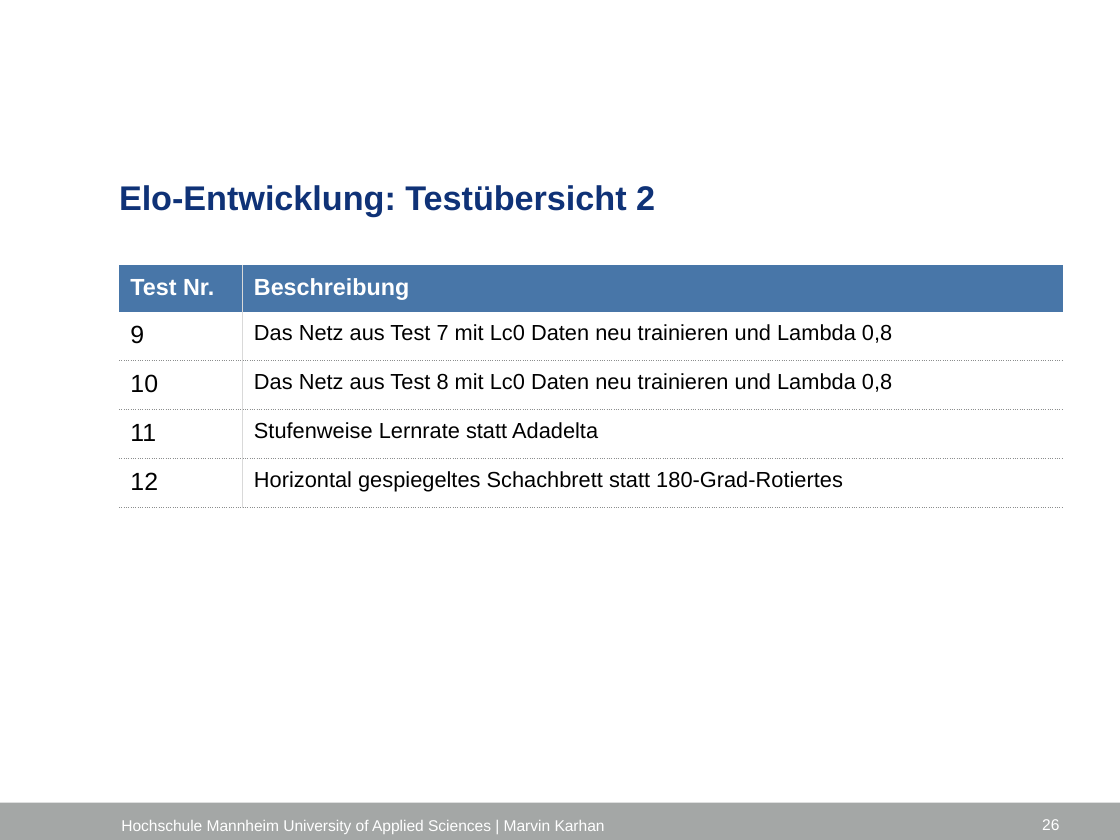
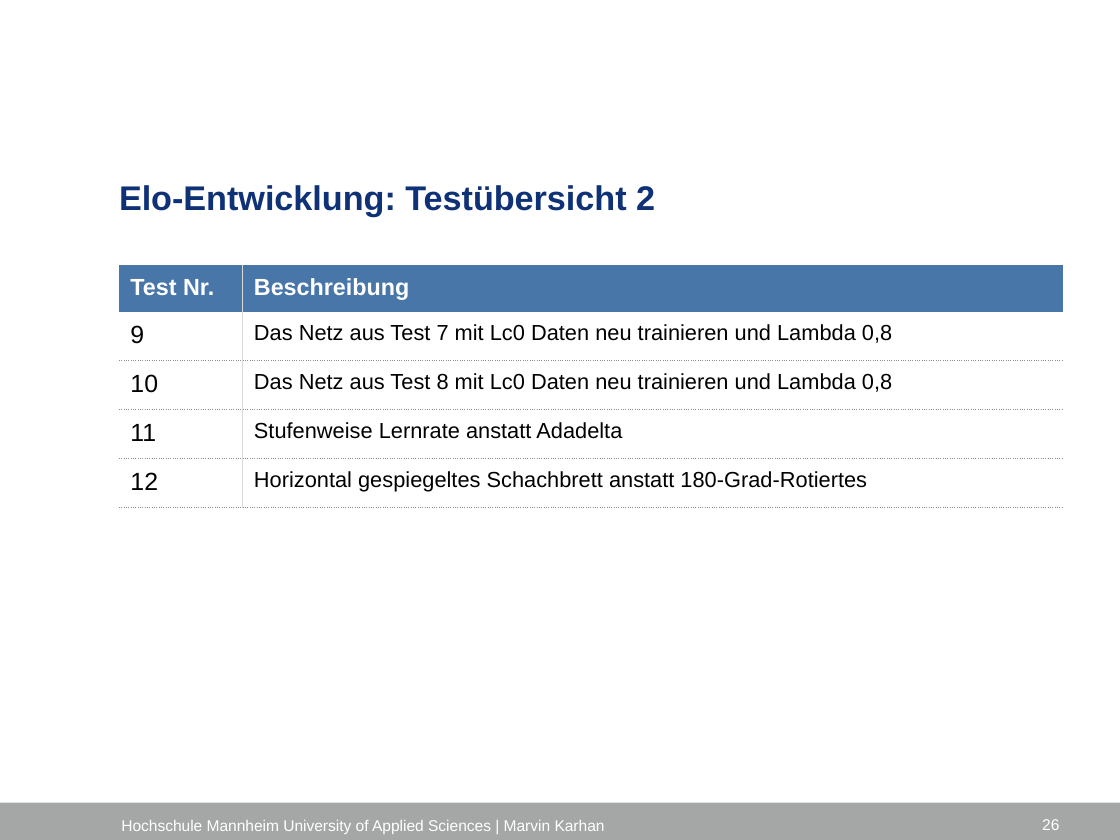
Before and after one commit to marvinkarhan/Bachelorarbeit, a slide deck: slide 26 of latex/Kolloquium/Kolloquium_Marvin_Karhan.pptx. Drawn at 1120x840 pixels with LibreOffice and Linux fonts; fonts in the diff are those of the drawing; background and template pictures are left out. Boxes give left, top, right and bottom in pixels: in the first picture for what was removed or moved away, otherwise in the second. Text is boxed around its words. In the diff, an @@ line names an element or a change of style, - is before the commit and + after.

```diff
--- a/latex/Kolloquium/Kolloquium_Marvin_Karhan.pptx
+++ b/latex/Kolloquium/Kolloquium_Marvin_Karhan.pptx
@@ table at (119,264,1062,506) @@
-row 4, column 2: Stufenweise Lernrate statt Adadelta
+row 4, column 2: Stufenweise Lernrate anstatt Adadelta
-row 5, column 2: Horizontal gespiegeltes Schachbrett statt 180-Grad-Rotiertes
+row 5, column 2: Horizontal gespiegeltes Schachbrett anstatt 180-Grad-Rotiertes
```
Also in this commit, not shown: 18 other slides changed.
